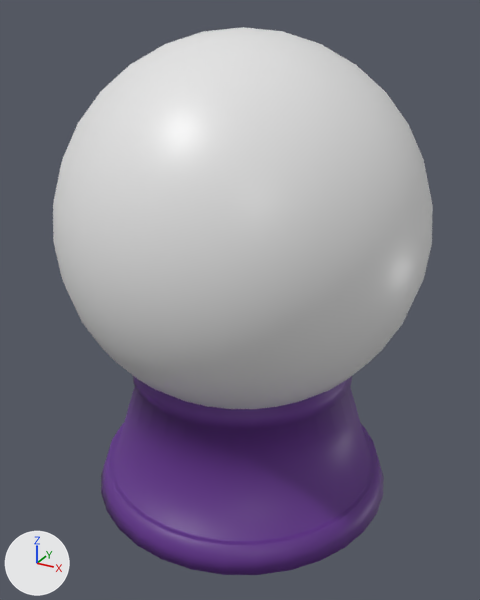
A saved change to the FBX model Assets/_Project/Models/Divination/crystal_ball.fbx.
The view is the same before and after, from a camera (50 mm lens) standing at (2.861, -3.159, 1.485) and looking at (2.503, -2.508, 1.159). Arrows for +X, +Y and +Z are at lower left; the lights stay in place. The first picture is the older version.

The older version as bpy lines, for what is in view:
```python
me_sphere_019 = bpy.data.meshes.new('Sphere.019')
me_sphere_019.from_pydata(...)  # 1186 vertices, 1153 faces; spans x 2.285..2.716, y -2.712..-2.281, z 0.902..1.466
# faces by material slot: [512, 641]
me_sphere_019.materials.append(mat_material_004)  # white #e7e7e7
me_sphere_019.materials.append(mat_material_005)  # purple #61308a
ob_crystal_ball1_001 = bpy.data.objects.new('crystal_ball1.001', me_sphere_019)
ob_crystal_ball1_001.location = (0.0, 0.0, 0.0)
```
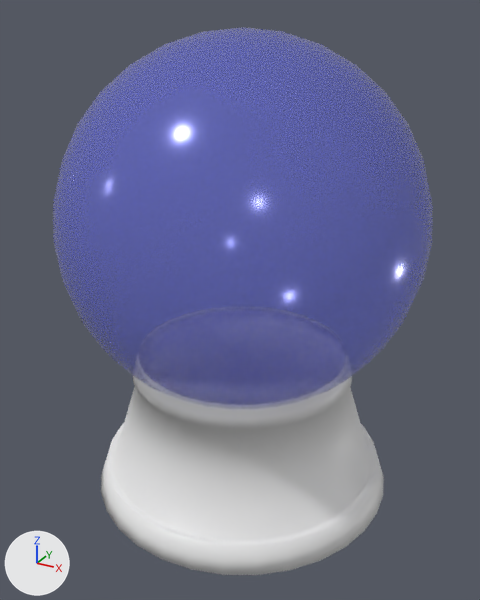
Where the newer file only moved an object's origin or applied its transform, the numbers keep the older frame.

Pixel boxes (x1, y1, x2, y2) of what changed, in the pictures (480 x 600 px):
part 1 of me_sphere_019, recoloured
    both: (53, 27, 433, 409)
part 2 of me_sphere_019, recoloured
    both: (101, 376, 384, 575)

Edits to the bpy script that builds the scene:
```text
Add mat_mirroreffect_mat:
    mat_mirroreffect_mat = principled_material('MirrorEffect_Mat')
    mat_mirroreffect_mat.base_color = (0.178, 0.201, 0.8)  # blue #757ce7
    mat_mirroreffect_mat.metallic = 0.146
    mat_mirroreffect_mat.roughness = 0.175
    mat_mirroreffect_mat.alpha = 0.499
Add mat_crystal_ball_mat:
    mat_crystal_ball_mat = principled_material('Crystal_Ball_Mat')
    mat_crystal_ball_mat.base_color = (0.8, 0.8, 0.8)  # white #e7e7e7
Change me_sphere_019:
    where me_sphere_019.from_pydata(...)  # 1186 vertices, 1153 faces; spans x 2.285..2.716, y -2.712..-2.281, z 0.902..1.466
    used by ob_crystal_ball1_001; location = (0.0, 0.0, 0.0)
    me_sphere_019 part 1: all 512 faces that had it switch from mat_material_004 (white #e7e7e7) to mat_mirroreffect_mat (blue #757ce7)
    me_sphere_019 part 2: all 641 faces that had it switch from mat_material_005 (purple #61308a) to mat_crystal_ball_mat (white #e7e7e7)
```
